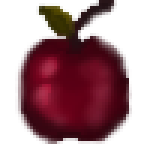
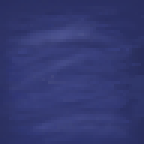
The second 144 x 144 image is a revision of the first. Changes to its layers:
added layer "Слой 4" above "Слой 3" over [0, 0, 144, 144]
hid "Слой 3", painted on it over [15, 0, 135, 144]
showed "Слой 2", moved it above "wall", painted on it over [6, 3, 141, 144]
